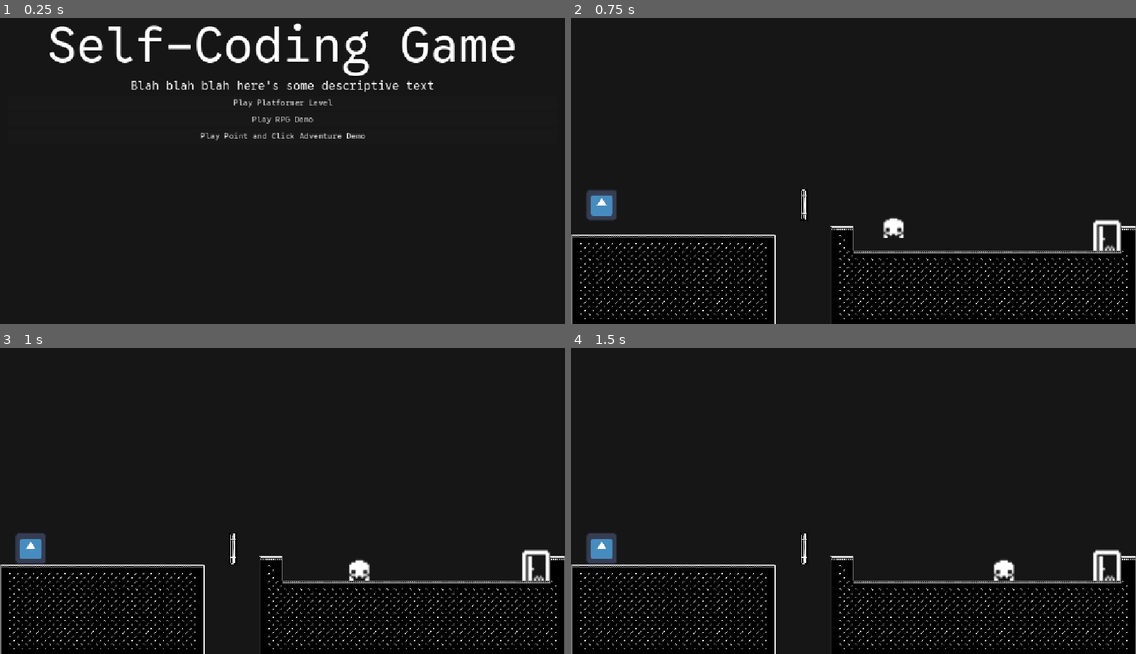
Above: before the commit, frames 1-4 (two rows, left to right).
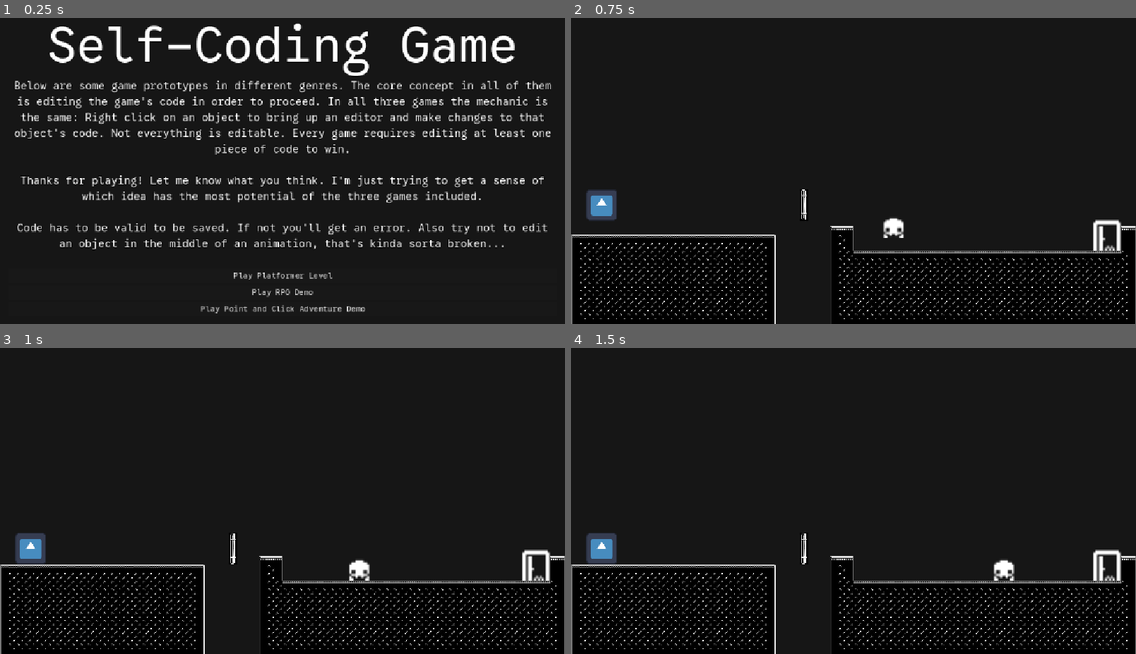
Above: after the commit, the same moments.

Repository: weedleeedle/self-coding-game-prototype
Game: Godot game, scene res://scene/title/title.tscn
Same seed, same stepped clock (60 frames per second), same inputs: the game is played once before the commit and once after it. The engine's default icon, where the game draws it, is replaced by a stand-in: a white triangle on a blue panel in a dark square.
Inputs (mouse positions are in pixels of both pictures, inside the frame that each line leads up to):
- Up to frame 1 (0.25 s): no input
- Up to frame 2 (0.75 s): click "Play Platformer Level" at 0.5 s
- Up to frame 3 (1 s): no input
- Up to frame 4 (1.5 s): drag from (599, 546) to (802, 546) at 1.27 s

The runs differ from the first frame. In frame 1, 8.9% of the frame differs, in the area x 2-98%, y 20-97%; in frame 2, nothing differs; in frame 3, nothing differs; in frame 4, nothing differs.

Commit message:
Added description to title
Also fixed bug where scripts without a class_name froze the game.

Diff:
--- a/godot/components/editor_manager/editor_manager.gd
+++ b/godot/auto/editor_manager/editor_manager.gd
@@ -17,10 +17,10 @@
     code_editor_layer.hide()
 
     var new_script = code_editor.edited_script
-    var script_owners: Array[Node] = []
-    for child in get_tree().root.find_children("*", "", true, false):
-        if new_script.instance_has(child):
-            script_owners.push_back(child)
+    #var script_owners: Array[Node] = []
+    #for child in get_tree().root.find_children("*", "", true, false):
+        #if new_script.instance_has(child):
+            #script_owners.push_back(child)
             #child.set_script(null)
 
     # This does break tweens in RpgCharacter... dunno how to fix that.
--- a/godot/components/editor_manager/editor_manager.tscn
+++ b/godot/auto/editor_manager/editor_manager.tscn
@@ -1,6 +1,6 @@
 [gd_scene load_steps=3 format=3 uid="uid://dlj7gq10tywq3"]
 
-[ext_resource type="Script" uid="uid://bdjbnf4mgnjg0" path="res://components/editor_manager/editor_manager.gd" id="1_h44v6"]
+[ext_resource type="Script" uid="uid://bdjbnf4mgnjg0" path="res://auto/editor_manager/editor_manager.gd" id="1_h44v6"]
 [ext_resource type="PackedScene" uid="uid://dlo8rvo4a1kwy" path="res://components/code_editor/code_editor.tscn" id="2_lkyrs"]
 
 [node name="EditorManager" type="Node"]
--- a/godot/components/code_editor/code_editor.gd
+++ b/godot/components/code_editor/code_editor.gd
@@ -44,6 +44,8 @@
 			token_stream.remove_at(cur_token_index)
 			# We only need to do this once i think?
 			break
+		else:
+			cur_token_index += 1
 
 	return _rejoin_token_stream(token_stream)
 
--- a/godot/project.godot
+++ b/godot/project.godot
@@ -17,7 +17,7 @@
 
 [autoload]
 
-EditorManager="*res://components/editor_manager/editor_manager.tscn"
+EditorManager="*res://auto/editor_manager/editor_manager.tscn"
 Inventory="*res://auto/inventory/inventory.tscn"
 PointClickState="*res://auto/point_and_click_state/point_click_state.tscn"
 
--- a/godot/scene/title/title.tscn
+++ b/godot/scene/title/title.tscn
@@ -11,6 +11,8 @@
 grow_vertical = 2
 script = ExtResource("1_b1rhm")
 platformer_scene_path = "uid://be18eh6m52ijg"
+rpg_scene_path = "uid://pwdtwendewpt"
+point_click_scene_path = "uid://jy33imrep6gq"
 
 [node name="MarginContainer" type="MarginContainer" parent="."]
 layout_mode = 1
@@ -36,9 +38,18 @@
 
 [node name="Description" type="Label" parent="MarginContainer/VBoxContainer"]
 layout_mode = 2
-text = "Blah blah blah here's some descriptive text"
+theme_override_font_sizes/font_size = 22
+text = "Below are some game prototypes in different genres. The core concept in all of them is editing the game's code in order to proceed. In all three games the mechanic is the same: Right click on an object to bring up an editor and make changes to that object's code. Not everything is editable. Every game requires editing at least one piece of code to win.
+
+Thanks for playing! Let me know what you think. I'm just trying to get a sense of which idea has the most potential of the three games included.
+
+Code has to be valid to be saved. If not you'll get an error. Also try not to edit an object in the middle of an animation, that's kinda sorta broken..."
 horizontal_alignment = 1
-autowrap_mode = 1
+autowrap_mode = 3
+
+[node name="Spacer" type="Control" parent="MarginContainer/VBoxContainer"]
+layout_mode = 2
+size_flags_vertical = 3
 
 [node name="PlatformerButton" type="Button" parent="MarginContainer/VBoxContainer"]
 layout_mode = 2
Renamed: godot/components/editor_manager/editor_manager.gd.uid -> godot/auto/editor_manager/editor_manager.gd.uid
